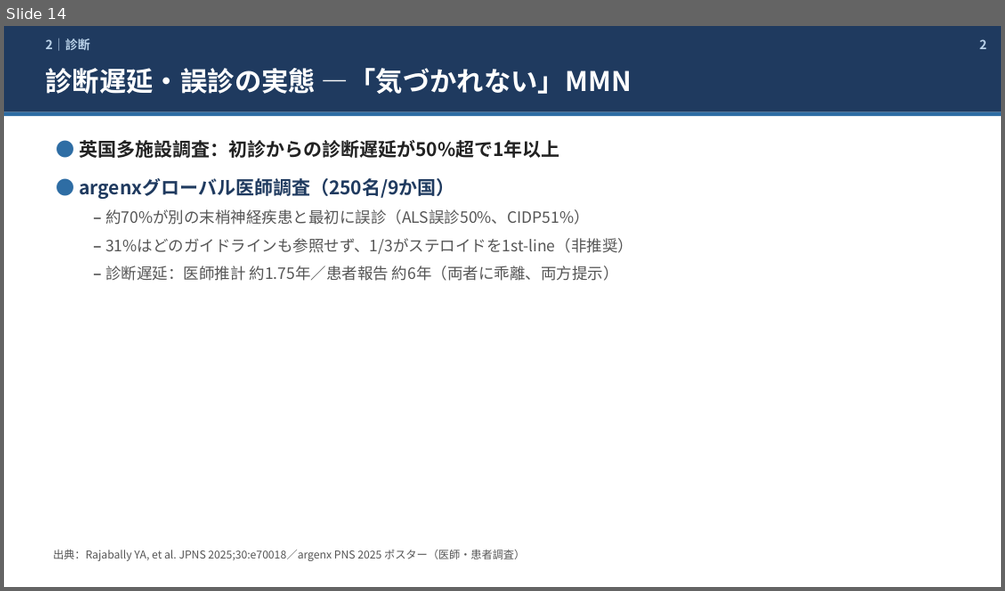
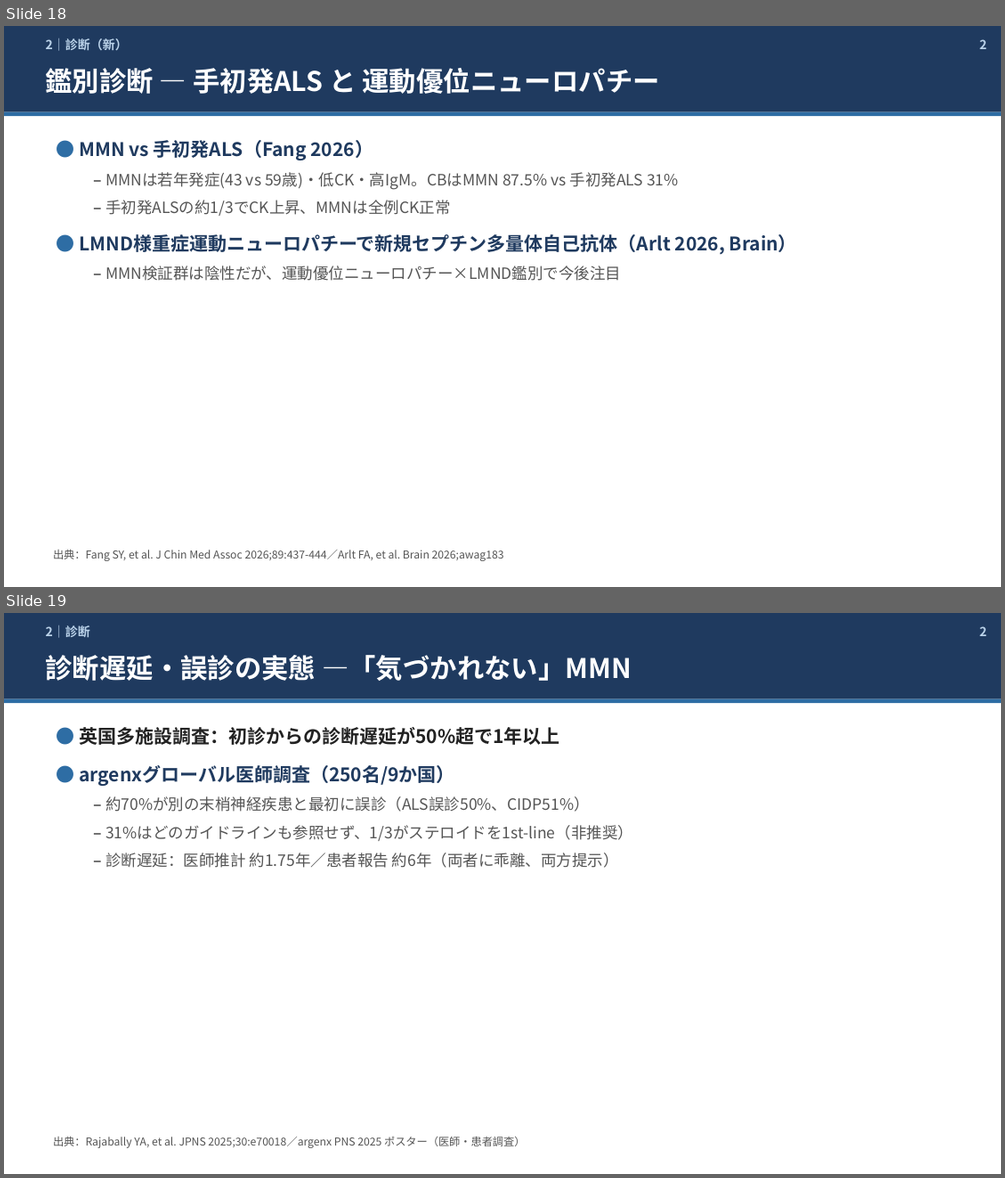
Before and after one commit to HIN0209/MMN_takeda2026, a slide deck: MMN_update_2026_skeleton_ja.pptx. Shown one above the other, each under a label of ours: slide 14 before the commit, slides 18 and 19 after it. The pictures are 1005x591 and 1005x1178 pixels, drawn with LibreOffice and Linux fonts; fonts in the diff are those of the drawing. Boxes give left, top, right and bottom in pixels: in the first picture for what was removed or moved away, otherwise in the second. Text is boxed around its words. In the diff, an @@ line names an element or a change of style, - is before the commit and + after.

```diff
--- a/MMN_update_2026_skeleton_ja.pptx
+++ b/MMN_update_2026_skeleton_ja.pptx
@@ slide 18 added at bbox=[4, 26, 1001, 587], background #FFFFFF @@
@@ rectangle added at bbox=[4, 26, 1001, 112], fill #1F3A5F @@
@@ text added at bbox=[46, 38, 128, 51], 12 pt, text #BBD3EA, bold @@
+2｜診断（新）
@@ text added at bbox=[979, 39, 987, 49], 12 pt, text #BBD3EA, bold @@
+2
@@ text added at bbox=[46, 68, 660, 94], 26 pt, text #FFFFFF, bold @@
+鑑別診断 — 手初発ALS と 運動優位ニューロパチー
@@ rectangle added at bbox=[4, 112, 1001, 117], fill #2E6DA4 @@
@@ text added at bbox=[79, 140, 797, 281], 15 pt, text #555555 @@
+● MMN vs 手初発ALS（Fang 2026）
+  – MMNは若年発症(43 vs 59歳)・低CK・高IgM。CBはMMN 87.5% vs 手初発ALS 31%
+  – 手初発ALSの約1/3でCK上昇、MMNは全例CK正常
+● LMND様重症運動ニューロパチーで新規セプチン多量体自己抗体（Arlt 2026, Brain）
+  – MMN検証群は陰性だが、運動優位ニューロパチー×LMND鑑別で今後注目
@@ text added at bbox=[53, 548, 504, 561], 10.5 pt, text #555555 @@
+出典：Fang SY, et al. J Chin Med Assoc 2026;89:437-444／Arlt FA, et al. Brain 2026;awag183
@@ what was slide 14 is now slide 19 @@
```
Also in this commit, not shown: 8 other slides added, 2 other files.
